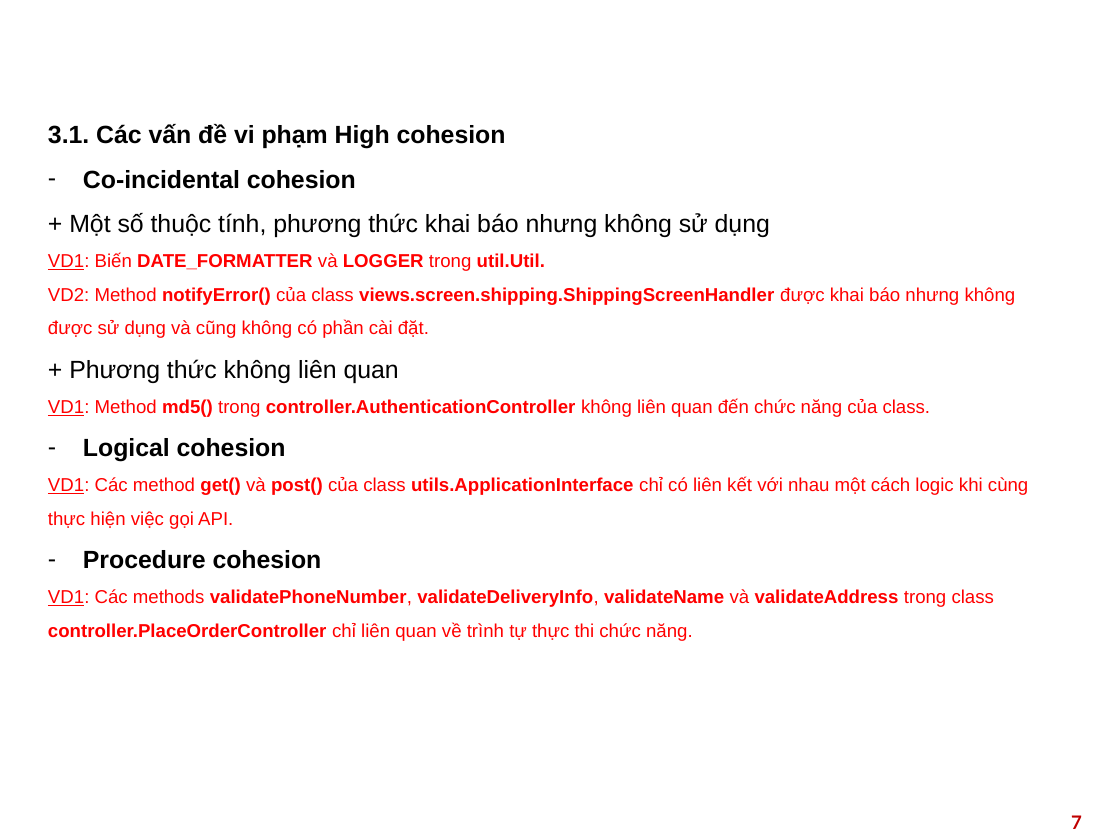
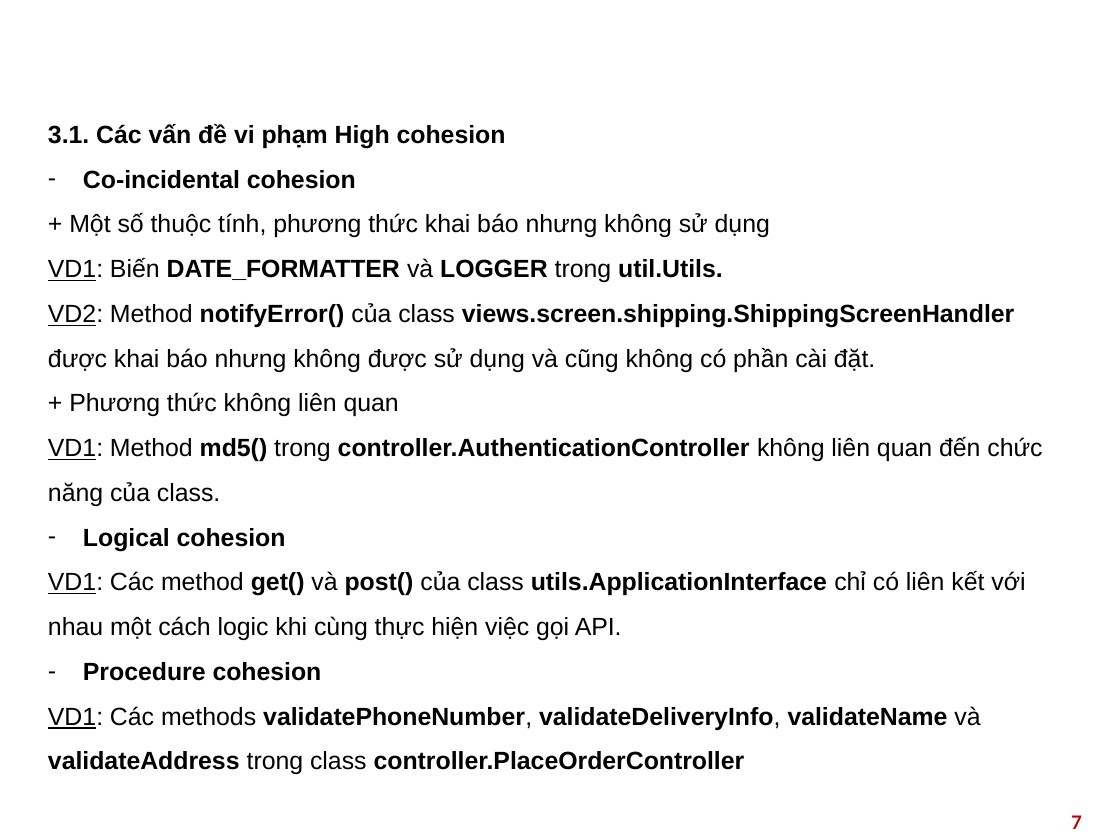
Before and after one commit to HieuPham2000/DP.20212.03, a slide deck: slide 7 of presentation/Design_Pattern_Slide.pptx. Drawn at 1120x840 pixels with LibreOffice and Linux fonts; fonts in the diff are those of the drawing; background and template pictures are left out. Boxes give left, top, right and bottom in pixels: in the first picture for what was removed or moved away, otherwise in the second. Text is boxed around its words. In the diff, an @@ line names an element or a change of style, - is before the commit and + after.

```diff
--- a/presentation/Design_Pattern_Slide.pptx
+++ b/presentation/Design_Pattern_Slide.pptx
@@ text at bbox=[48, 258, 723, 282]: text changed; size 12 to 16 pt; text colour #FF0000 to #000000 @@
-                VD1: Biến DATE_FORMATTER và LOGGER trong util.Util.
+                VD1: Biến DATE_FORMATTER và LOGGER trong util.Utils.
@@ text at bbox=[48, 303, 1042, 640]: size 12 to 16 pt, text colour #FF0000 to #000000 in "VD2: Method notifyError() của class views.screen.shipping.Sh ...", "VD1: Method md5() trong controller.AuthenticationController  ...", "VD1: Các method get() và post() của ..."; underline on in "VD2:" @@
@@ text at bbox=[48, 706, 980, 774]: text changed; size 12 to 16 pt; text colour #FF0000 to #000000 @@
-VD1: Các methods validatePhoneNumber, validateDeliveryInfo, validateName và validateAddress trong class controller.PlaceOrderController chỉ liên quan về trình tự thực thi chức năng.
+VD1: Các methods validatePhoneNumber, validateDeliveryInfo, validateName và validateAddress trong class controller.PlaceOrderController
```
Also in this commit, not shown: 8 other slides changed, 18 slides added, 2 other files.
